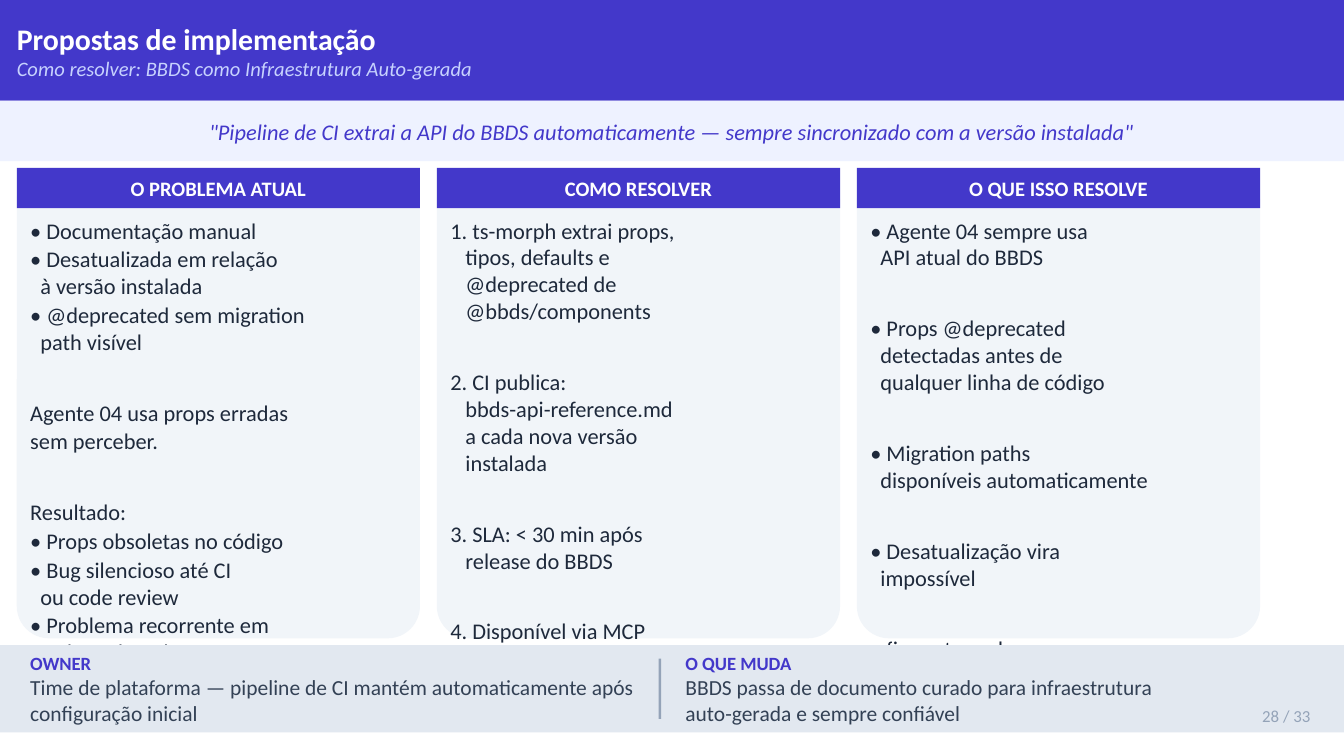
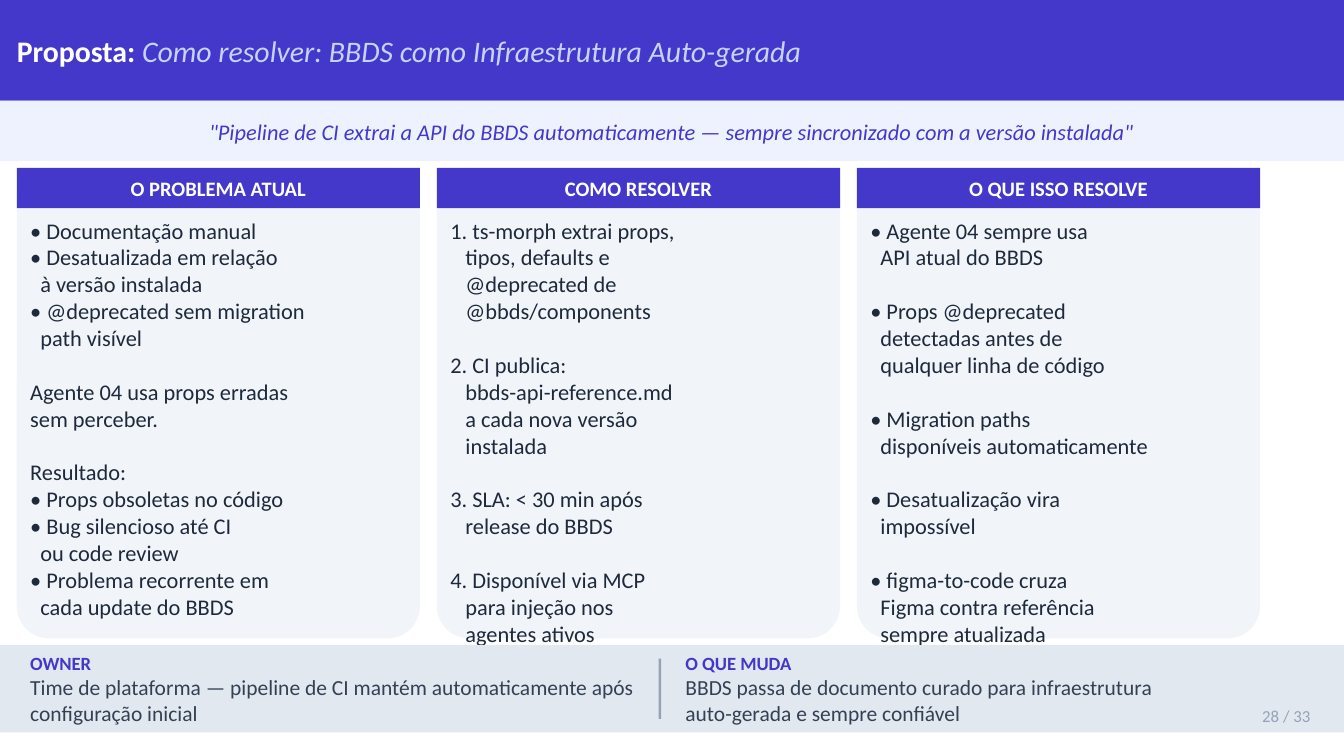
Before and after one commit to jpsslink/sdlc-agentico, a slide deck: slide 28 of esteira-agentica-pitch.pptx. Drawn at 1344x756 pixels with LibreOffice and Linux fonts; fonts in the diff are those of the drawing. Boxes give left, top, right and bottom in pixels: in the first picture for what was removed or moved away, otherwise in the second. Text is boxed around its words. In the diff, an @@ line names an element or a change of style, - is before the commit and + after.

```diff
--- a/esteira-agentica-pitch.pptx
+++ b/esteira-agentica-pitch.pptx
@@ text at [17, 41, 801, 67]: text changed; size 11 to 16 pt @@
-Propostas de implementação
-Como resolver: BBDS como Infraestrutura Auto-gerada
+Proposta: Como resolver: BBDS como Infraestrutura Auto-gerada
@@ text at [30, 249, 304, 588]: less space between paragraphs @@
@@ text at [886, 303, 1067, 592]: less space between paragraphs @@
@@ text at [450, 357, 646, 592]: less space between paragraphs @@
```
Also in this commit, not shown: 30 other slides changed, 1 other file.
